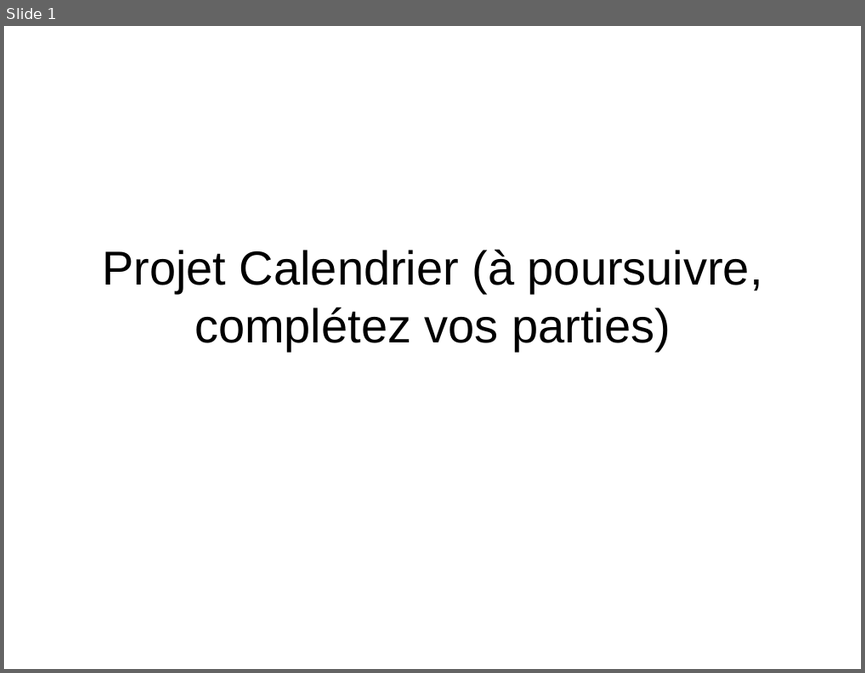
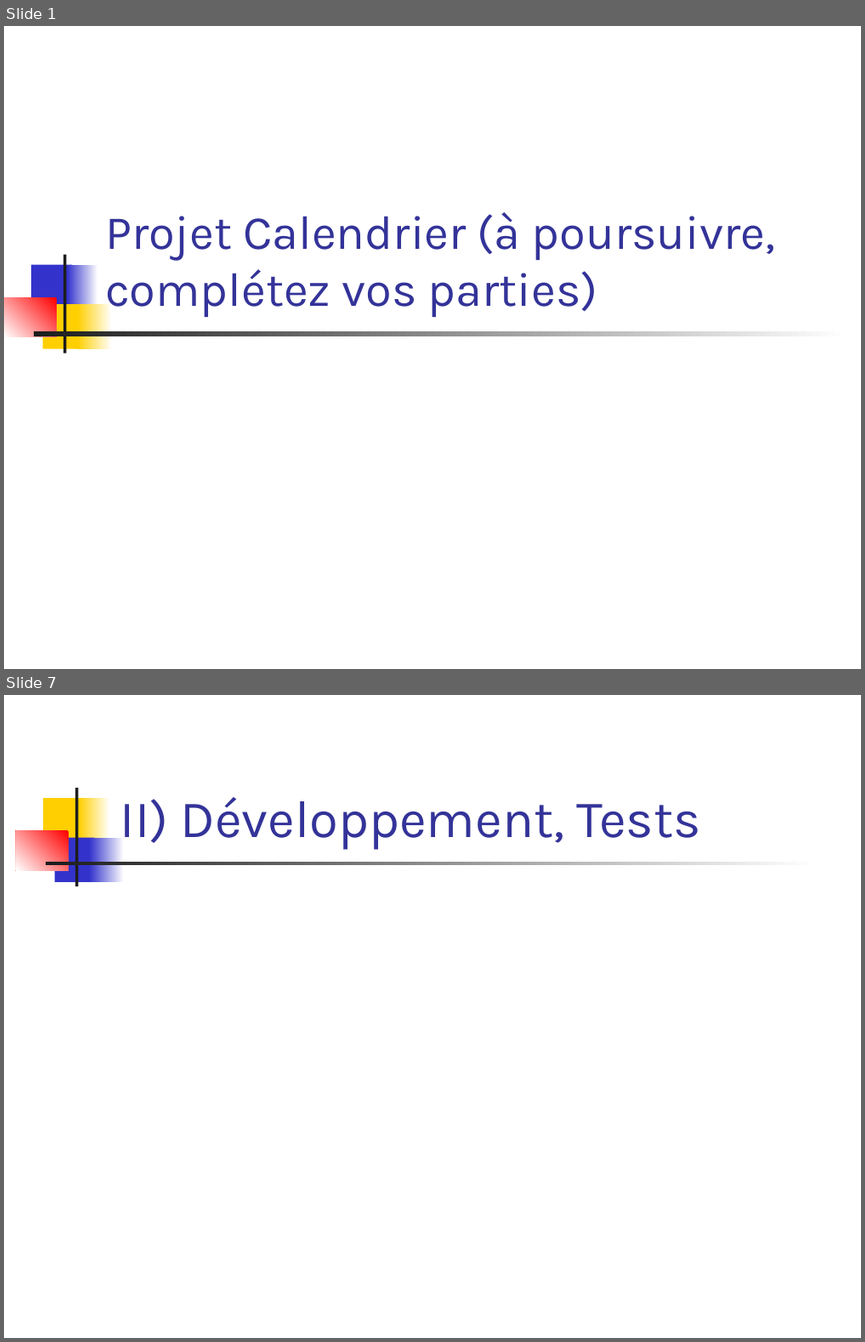
Before and after one commit to becharib/Calendar, a slide deck: Présentation/Soutenance projet.ppt. Shown one above the other, each under a label of ours: slide 1 before the commit, slides 1 and 7 after it; the slides between them are not shown. The pictures are 865x673 and 865x1342 pixels, drawn with LibreOffice and Linux fonts; fonts in the diff are those of the drawing. Boxes give left, top, right and bottom in pixels: in the first picture for what was removed or moved away, otherwise in the second. Text is boxed around its words. In the diff, an @@ line names an element or a change of style, - is before the commit and + after.

```diff
--- a/Présentation/Soutenance projet.ppt
+++ b/Présentation/Soutenance projet.ppt
@@ slide 7 added at (4,695,861,1338), background #FFFFFF @@
@@ rectangle added at (75,788,78,886), fill #1C1C1C @@
@@ rectangle added at (43,798,85,842), fill #FFCF01 @@
@@ rectangle added at (80,798,110,842), fill gradient #FFFFFF to #FFCF01 @@
@@ title added at (120,797,701,850), 44 pt, text #333399 @@
+II) Développement, Tests
@@ rectangle added at (16,830,69,870), fill gradient #FF0000 to #FFFFFF @@
@@ rectangle added at (54,837,94,882), fill #3333CC @@
@@ rectangle added at (90,837,124,882), fill gradient #FFFFFF to #3333CC @@
@@ rectangle added at (45,862,817,865), fill gradient #FFFFFF to #1C1C1C @@
@@ slide 1 changed as well @@
@@ title "Projet Calendrier (à poursuivre, complétez ...": place and size @@
-title "Projet Calendrier (à poursuivre, complétez ..." at (102,249,763,350)
+title "Projet Calendrier (à poursuivre, complétez ..." at (105,212,775,318)
@@ title "Projet Calendrier (à poursuivre, complétez ..." at (105,212,775,318): font Arial to Karla, text colour #000000 to #333399; alignment centre to left; vertical alignment middle to bottom @@
@@ group added at (4,255,849,353): 7 rectangles @@
```
Also in this commit, not shown: 4 other slides changed, 8 other slides added.
